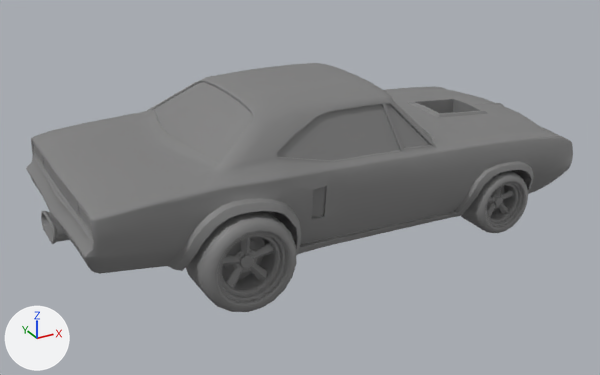
Renders of the FBX model Car_Alpha_Rigged.fbx from each side of a commit.
Before and after are seen from a camera (50 mm lens) standing at (-1.9, -3.36, 1.51) and looking at (-0.07, -0.04, -0.16). Every picture has the same lights, and +X, +Y and +Z are marked at lower left. Where no turn or scale is listed for an object, it has been applied to the vertices. Vertices at the same position are counted once.

Names of what the first picture shows: 'Body', 'Exhaust', 'Wheel_R_Back', 'Wheel_R_Front'.
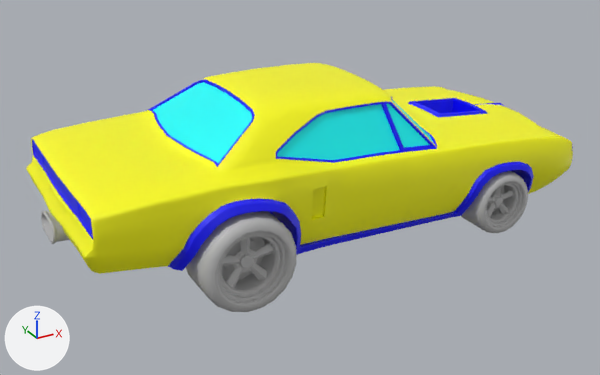
Diff of the bpy script that builds the scene:
```diff
--- a/Car_Alpha_Rigged.fbx.py
+++ b/Car_Alpha_Rigged.fbx.py
@@ mat_trims_mat @@
+mat_trims_mat = principled_material('Trims_Mat')
+mat_trims_mat.base_color = (0.0, 0.0, 1.0)  # blue #0000ff
@@ mat_body_mat @@
+mat_body_mat = principled_material('Body_Mat')
+mat_body_mat.base_color = (1.0, 1.0, 0.0)  # yellow #ffff00
@@ mat_windows_mat @@
+mat_windows_mat = principled_material('Windows_Mat')
+mat_windows_mat.base_color = (0.0, 1.0, 1.0)  # cyan #00ffff
@@ mat_default_material @@
+mat_default_material = principled_material('Default_Material')
+mat_default_material.base_color = (0.5, 0.5, 0.5)  # grey #bcbcbc
@@ me_mesh_004 @@
 me_mesh_004.from_pydata(...)  # 950 vertices, 955 faces; spans x 64.2..96.6, y -39.7..-7.3, z -56.9..-35.0
-me_mesh_004.materials.append(mat_worldgridmaterial)  # grey #808080
+me_mesh_004.materials.append(mat_default_material)  # grey #bcbcbc
@@ me_mesh_001 @@
 me_mesh_001.from_pydata(...)  # 186 vertices, 176 faces; spans x -1.302..-1.01, y -0.114..0.114, z -0.159..-0.053
-me_mesh_001.materials.append(mat_worldgridmaterial)  # grey #808080
+me_mesh_001.materials.append(mat_default_material)  # grey #bcbcbc
@@ me_mesh_005 @@
 me_mesh_005.from_pydata(...)  # 951 vertices, 955 faces; spans x -83.0..-39.6, y -39.7..3.7, z -63.7..-35.1
-me_mesh_005.materials.append(mat_worldgridmaterial)  # grey #808080
+me_mesh_005.materials.append(mat_default_material)  # grey #bcbcbc
@@ me_mesh @@
 me_mesh.from_pydata(...)  # 6972 vertices, 7068 faces; spans x -1.28..1.3, y -0.6..0.6, z -0.28..0.4
 # used by ob_body; location = (0.0, 0.0, 0.0)
+# me_mesh part 1: 4510 of the faces centred in x -1.23..1.3, y -0.6..0.6, z -0.28..0.38 switch from mat_worldgridmaterial (grey #808080) to mat_trims_mat (blue #0000ff)
+# me_mesh part 2: 162 of the faces centred in x -0.68..0.49, y -0.45..0.45, z 0.11..0.35 switch from mat_worldgridmaterial (grey #808080) to mat_windows_mat (cyan #00ffff)
+# me_mesh part 3: 2396 of the faces centred in x -1.27..1.29, y -0.55..0.55, z -0.28..0.4 switch from mat_worldgridmaterial (grey #808080) to mat_body_mat (yellow #ffff00)
```

Pixel boxes [x1, y1, x2, y2] of what changed, in the pictures (600 x 375 px):
'Wheel_R_Back', recoloured: [185, 211, 296, 312] in both
'Wheel_R_Front', recoloured: [461, 171, 528, 233] in both
'Exhaust', recoloured: [41, 211, 70, 244] in both
part 1 of me_mesh, recoloured (grey to blue): [32, 79, 573, 271] in both
part 2 of me_mesh, recoloured (grey to cyan): [153, 82, 433, 163] in both
part 3 of me_mesh, recoloured (grey to yellow): [26, 63, 573, 274] in both
